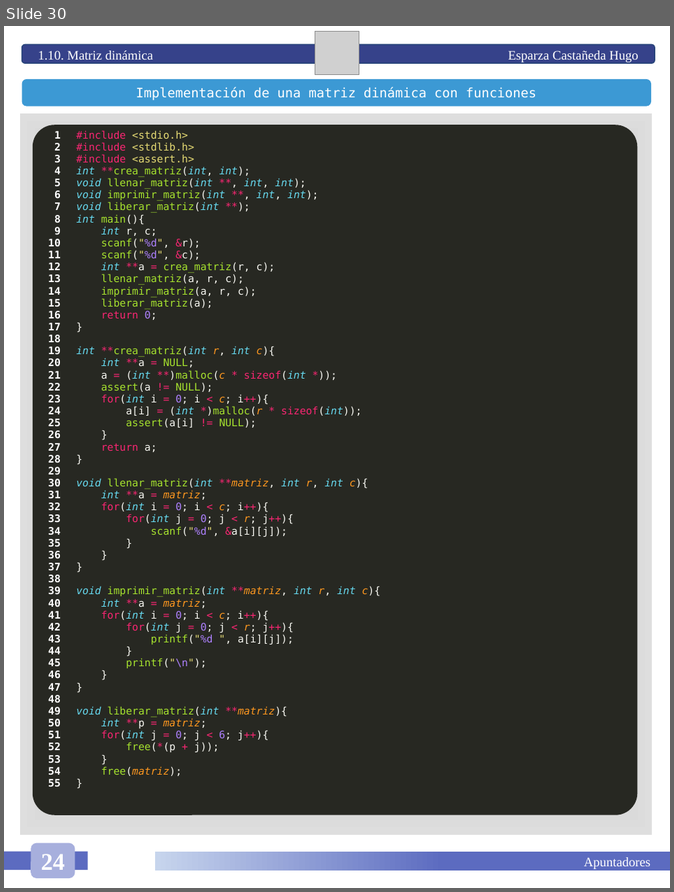
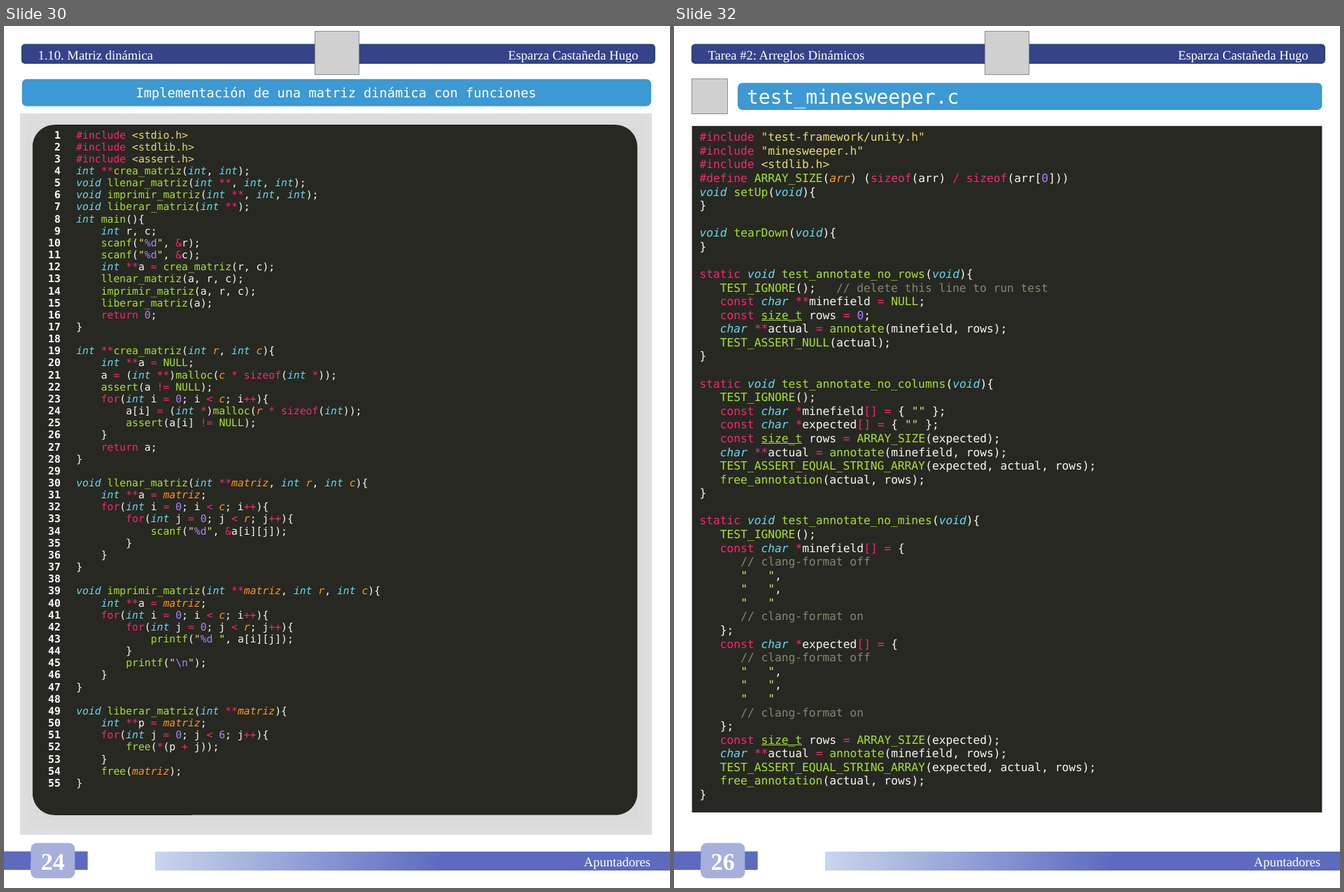
Before and after one commit to HugoEsparzaC/Libreta-Estructuras-II, a slide deck: Estructuras de Datos II.pptx. Shown side by side, each under a label of ours: slide 30 before the commit, slides 30 and 32 after it; the slides between them are not shown. The pictures are 674x892 and 1344x892 pixels, drawn with LibreOffice and Linux fonts; fonts in the diff are those of the drawing; grey boxes stand for pictures. Boxes give left, top, right and bottom in pixels: in the first picture for what was removed or moved away, otherwise in the second. Text is boxed around its words. In the diff, an @@ line names an element or a change of style, - is before the commit and + after.

Commit message:
Tarea 02

```diff
--- a/Estructuras de Datos II.pptx
+++ b/Estructuras de Datos II.pptx
@@ slide 32 added at [674, 26, 1340, 888], background #FFFFFF @@
@@ rounded rectangle added at [692, 45, 1326, 64], fill #36428A, outline #28457A 1 pt, 12 pt, text #FFFFFF @@
+Tarea #2: Arreglos Dinámicos Esparza Castañeda Hugo
@@ picture added at [986, 31, 1029, 74] @@
@@ picture added at [692, 78, 728, 114] @@
@@ rounded rectangle added at [738, 83, 1322, 110], fill #3C99D4, 18 pt, text #FFFFFF @@
+test_minesweeper.c
@@ rectangle added at [692, 126, 1322, 813], fill #272822, 10.5 pt, text #A6E22E @@
+#include "test-framework/unity.h"
+#include "minesweeper.h"
+#include <stdlib.h>
+#define ARRAY_SIZE(arr) (sizeof(arr) / sizeof(arr[0]))
+void setUp(void){
+}
+void tearDown(void){
+}
+static void test_annotate_no_rows(void){
+TEST_IGNORE(); // delete this line to run test
+const char **minefield = NULL;
+const size_t rows = 0;
+char **actual = annotate(minefield, rows);
+TEST_ASSERT_NULL(actual);
+}
+static void test_annotate_no_columns(void){
+TEST_IGNORE();
+const char *minefield[] = { "" };
+const char *expected[] = { "" };
+const size_t rows = ARRAY_SIZE(expected);
+char **actual = annotate(minefield, rows);
+TEST_ASSERT_EQUAL_STRING_ARRAY(expected, actual, rows);
+free_annotation(actual, rows);
+}
+static void test_annotate_no_mines(void){
+TEST_IGNORE();
+const char *minefield[] = {
+// clang-format off
+" ",
+" ",
+" "
+// clang-format on
+};
+const char *expected[] = {
+// clang-format off
+" ",
+" ",
+" "
+// clang-format on
+};
+const size_t rows = ARRAY_SIZE(expected);
+char **actual = annotate(minefield, rows);
+TEST_ASSERT_EQUAL_STRING_ARRAY(expected, actual, rows);
+free_annotation(actual, rows);
+}
@@ rounded rectangle added at [701, 844, 745, 879], fill #A7AFDD, 22 pt, text #FFFFFF, bold @@
+26
@@ rectangle added at [674, 851, 758, 870], fill #5C6BC0 @@
@@ rectangle added at [825, 852, 1340, 871], fill gradient #5C6BC0 to #C7D5ED, 12 pt, text #FFFFFF @@
+Apuntadores
```
Also in this commit, not shown: 2 slides changed, 11 other slides added, 1 other file.
